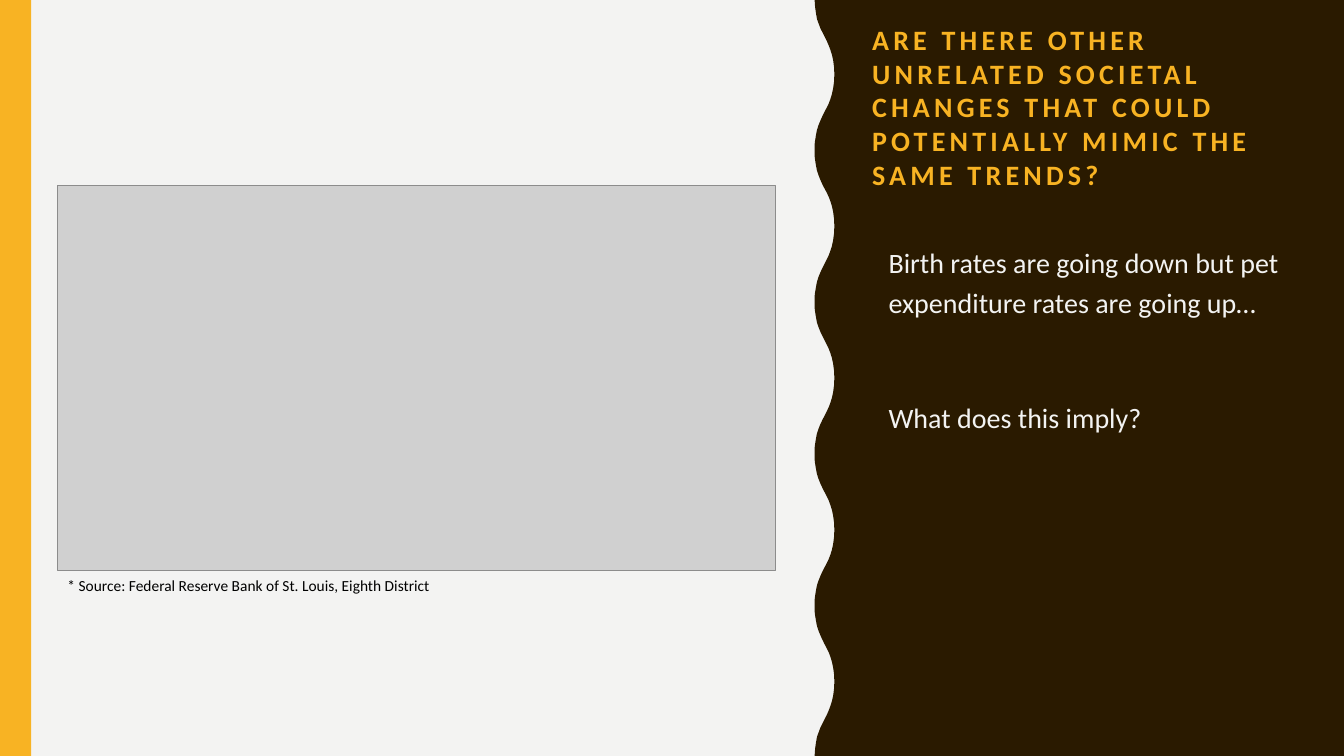
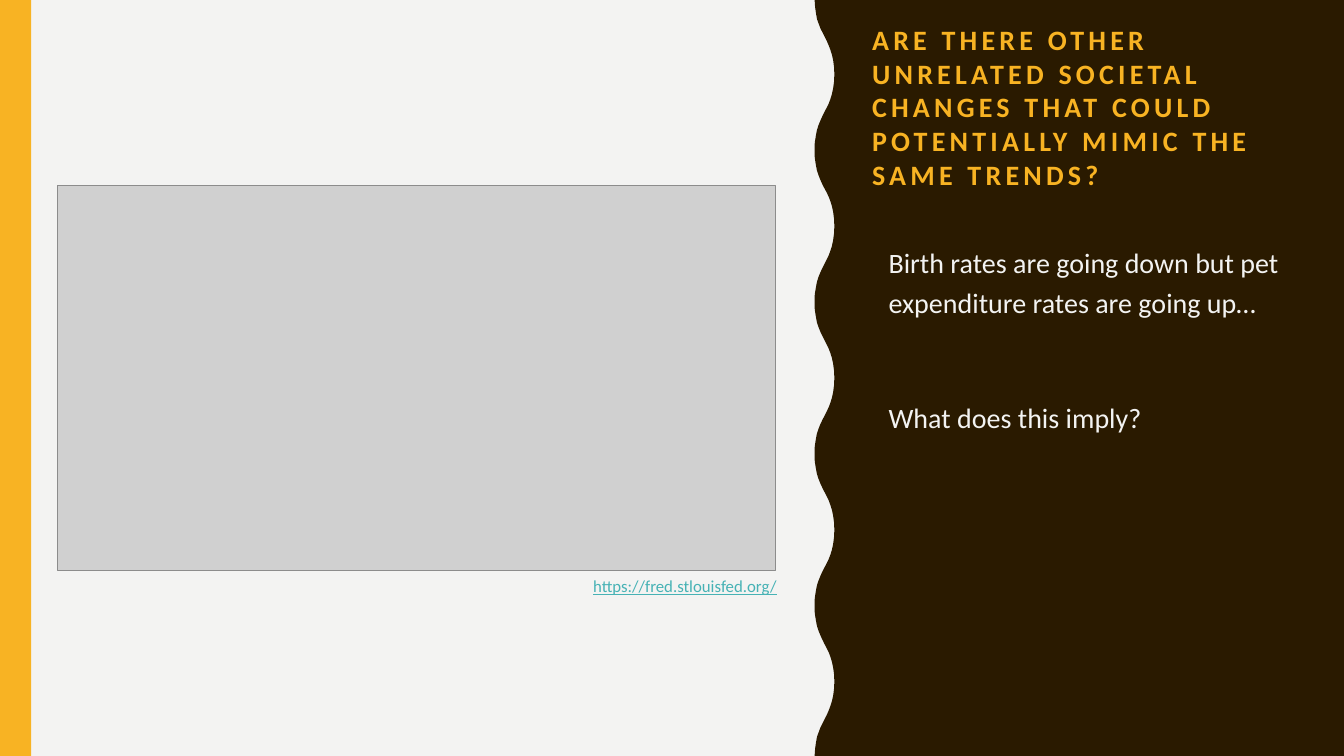
Before and after one commit to kathleeng77/Open-Source-Project-1, a slide deck: slide 15 of presentation/women-in-workforce.pptx. Drawn at 1344x756 pixels with LibreOffice and Linux fonts; fonts in the diff are those of the drawing; grey boxes stand for pictures. Boxes give left, top, right and bottom in pixels: in the first picture for what was removed or moved away, otherwise in the second. Text is boxed around its words. In the diff, an @@ line names an element or a change of style, - is before the commit and + after.

Commit message:
checked summary grammar and added alt text to ppt

```diff
--- a/presentation/women-in-workforce.pptx
+++ b/presentation/women-in-workforce.pptx
@@ text removed at box(79, 580, 430, 594) @@
-* Source: Federal Reserve Bank of St. Louis, Eighth District
@@ text added at box(593, 580, 776, 595), 12 pt, text #46B2B5, underline @@
+https://fred.stlouisfed.org/
```
Also in this commit, not shown: 11 other slides changed, 1 slide added, 1 slide removed, 5 other files.
